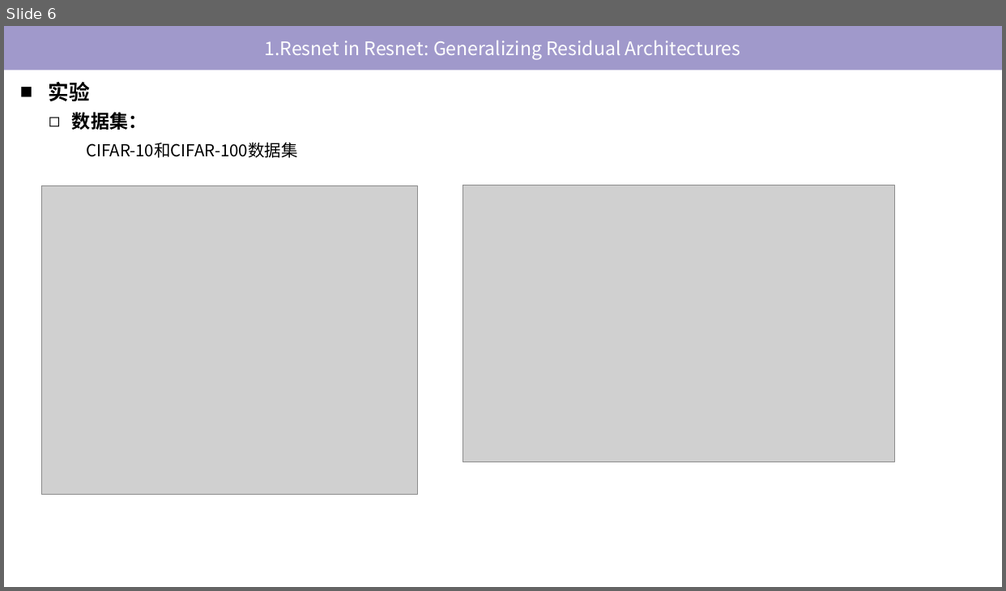
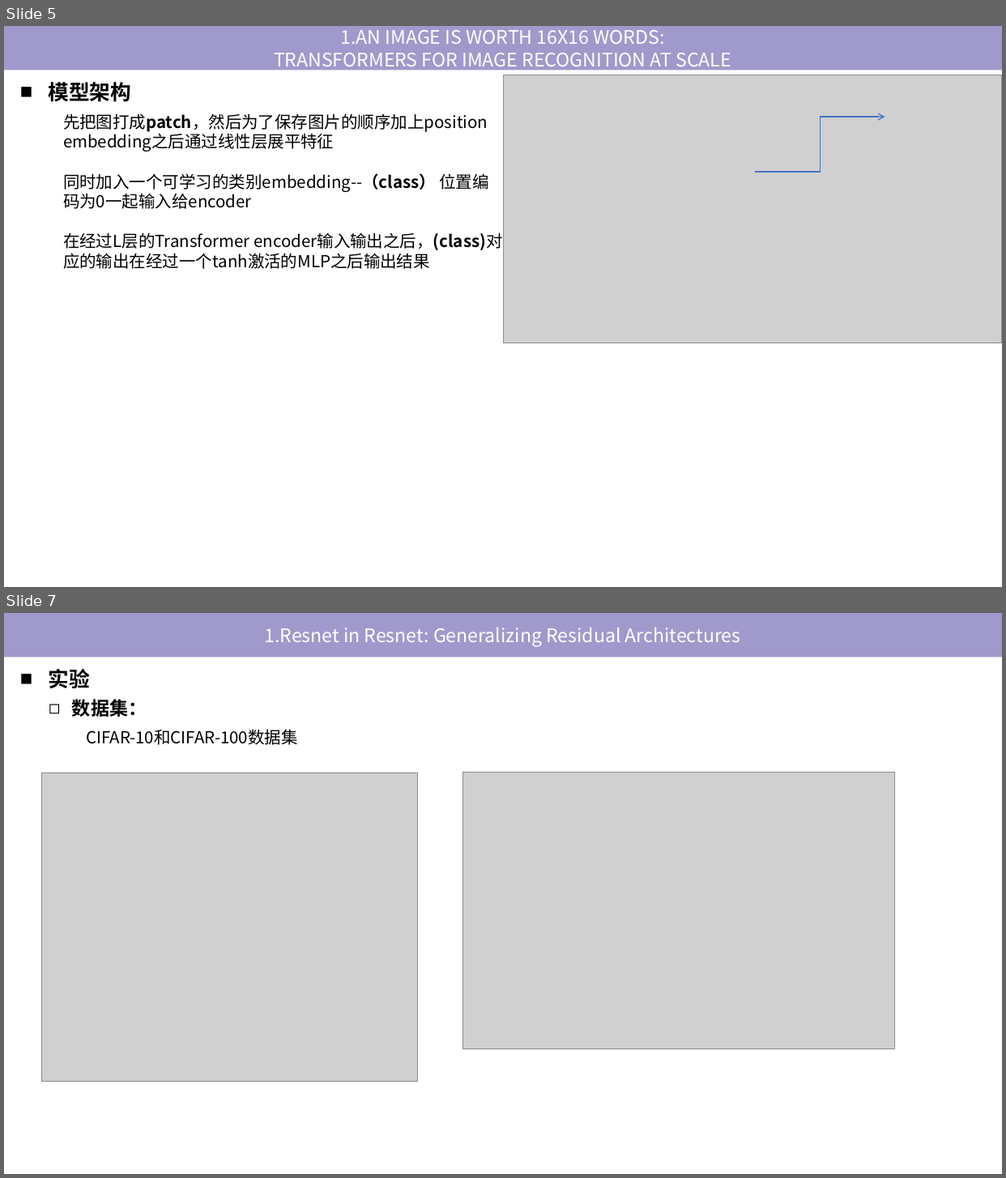
Before and after one commit to tj-messi/cv-computer-visual-tj, a slide deck: 0.组会记录/2024-10-9/report-2024-10-10.pptx. Shown one above the other, each under a label of ours: slide 6 before the commit, slides 5 and 7 after it; the slides between them are not shown. The pictures are 1006x591 and 1006x1178 pixels, drawn with LibreOffice and Linux fonts; fonts in the diff are those of the drawing; grey boxes stand for pictures. Boxes give left, top, right and bottom in pixels: in the first picture for what was removed or moved away, otherwise in the second. Text is boxed around its words. In the diff, an @@ line names an element or a change of style, - is before the commit and + after.

```diff
--- a/0.组会记录/2024-10-9/report-2024-10-10.pptx
+++ b/0.组会记录/2024-10-9/report-2024-10-10.pptx
@@ slide 5 added at box(4, 26, 1002, 587), background #FFFFFF @@
@@ rectangle added at box(4, 26, 1002, 71), fill #A099CB, 18 pt, text #FFFFFF @@
+1.AN IMAGE IS WORTH 16X16 WORDS:
+TRANSFORMERS FOR IMAGE RECOGNITION AT SCALE
@@ text added at box(49, 82, 132, 102), 20 pt, text #000000, bold @@
+■ 模型架构
@@ picture added at box(503, 75, 1002, 344) @@
@@ text added at box(63, 113, 502, 269), 16 pt, text #000000 @@
+先把图打成patch，然后为了保存图片的顺序加上position embedding之后通过线性层展平特征
+同时加入一个可学习的类别embedding--（class） 位置编码为0一起输入给encoder
+在经过L层的Transformer encoder输入输出之后，(class)对应的输出在经过一个tanh激活的MLP之后输出结果
@@ elbow arrow added from (755, 172) to (885, 117), #4472C4 1 pt @@
@@ what was slide 6 is now slide 7 @@
```
Also in this commit, not shown: 1 slide changed, 1 other slide added, 1 slide removed.
